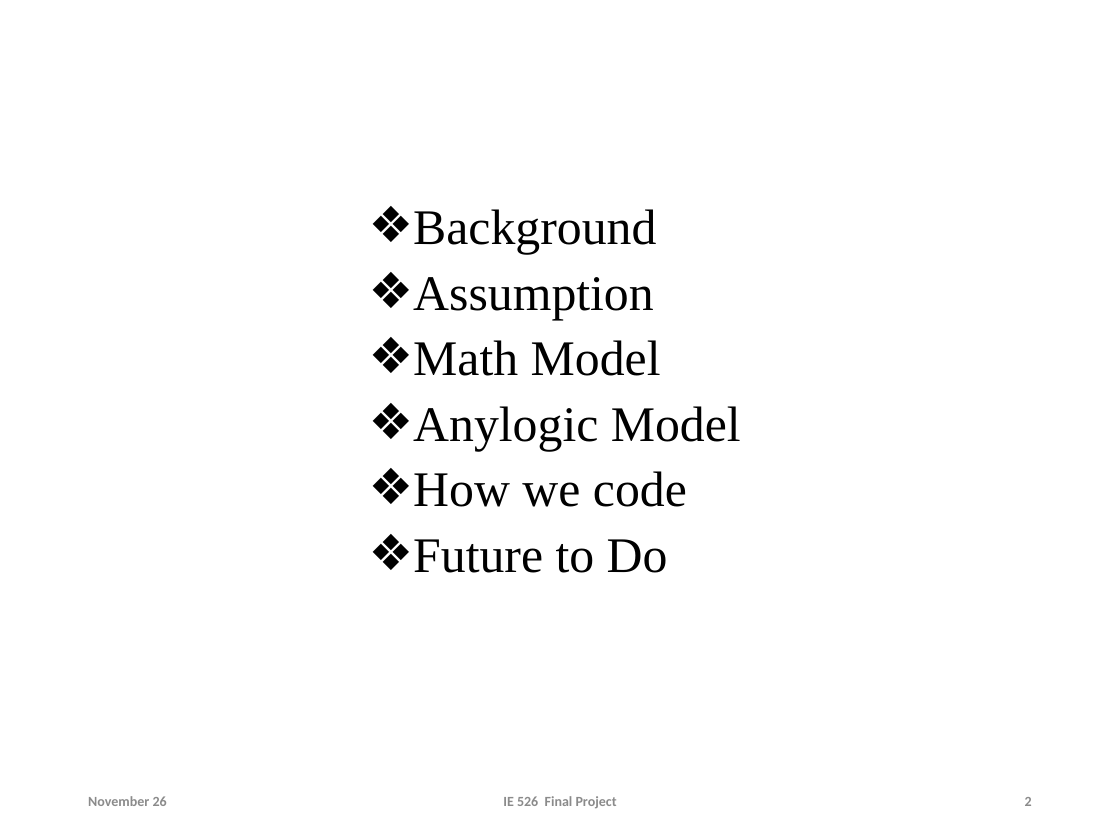
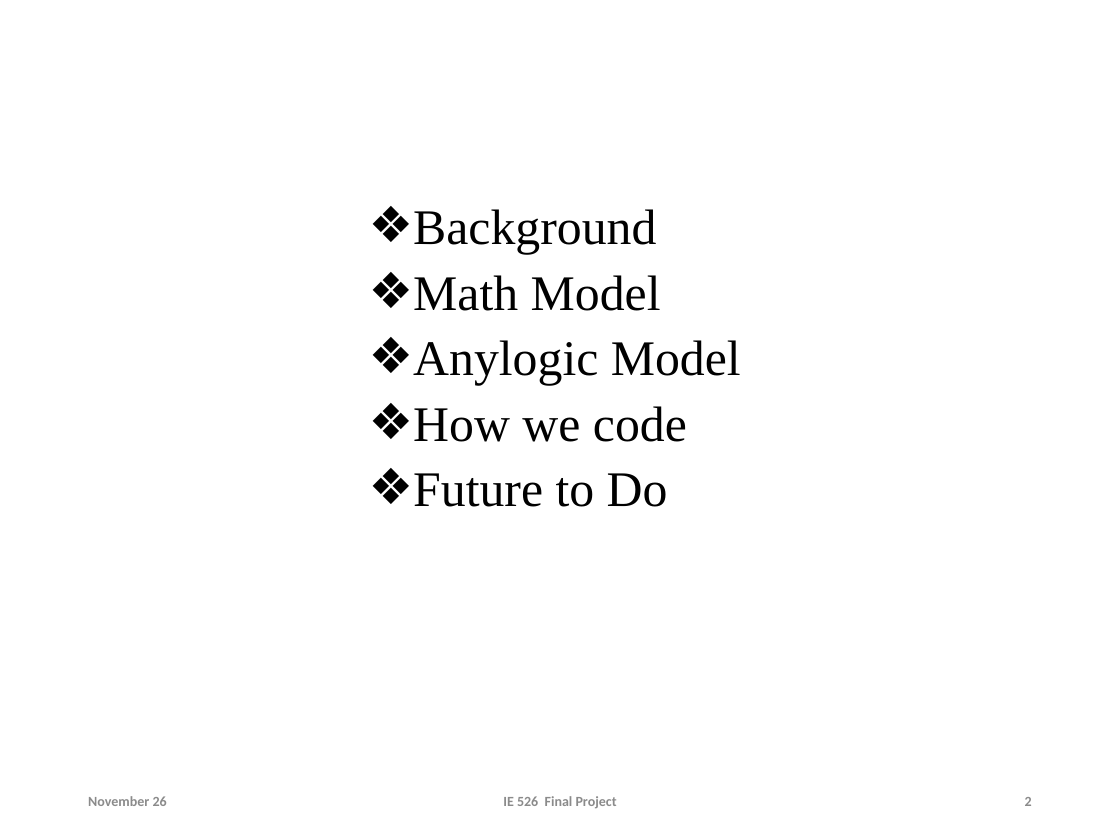
Before and after one commit to lyuzz/IE-526-Final-Project, a slide deck: slide 2 of Lyu/Part of Lyu.pptx. Drawn at 1120x840 pixels with LibreOffice and Linux fonts; fonts in the diff are those of the drawing; background and template pictures are left out. Boxes give left, top, right and bottom in pixels: in the first picture for what was removed or moved away, otherwise in the second. Text is boxed around its words. In the diff, an @@ line names an element or a change of style, - is before the commit and + after.

Commit message:
11/27/18

```diff
--- a/Lyu/Part of Lyu.pptx
+++ b/Lyu/Part of Lyu.pptx
@@ text at (x1=413, y1=277, x2=654, y2=320): paragraph removed @@
-❖ Assumption
```
Also in this commit, not shown: 4 slides removed.
